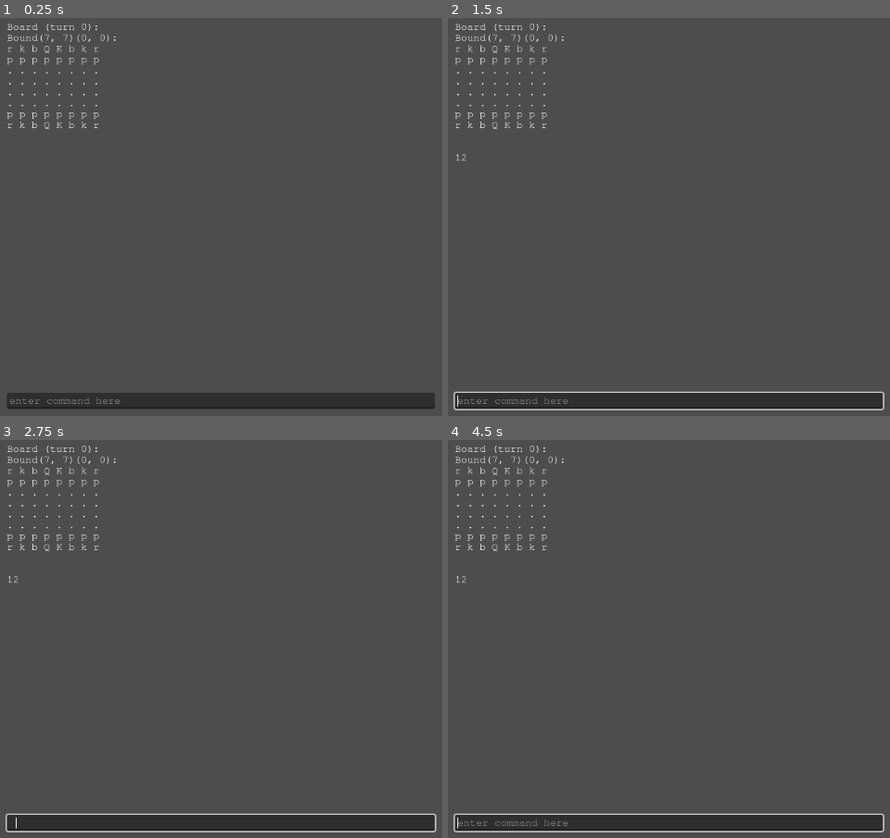
Above: before the commit, frames 1-4 (two rows, left to right).
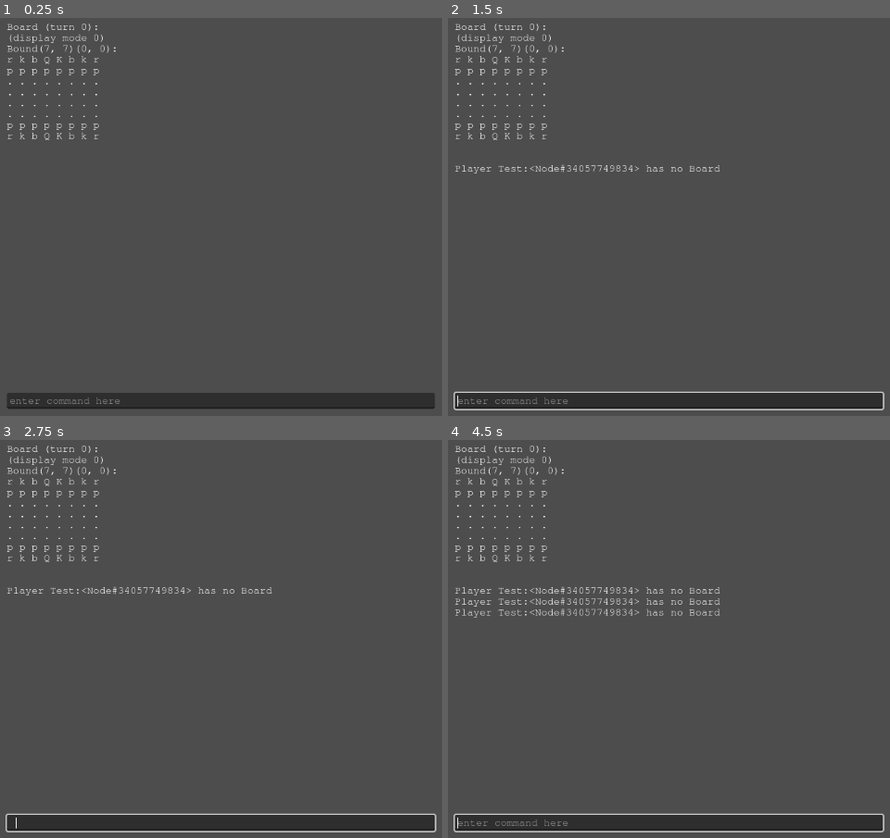
Above: after the commit, the same moments.

Repository: Roboticy3/Mess
Game: Godot game, scene res://default.tscn
The game is run twice, just before and just after one commit, with the same random seed, the same clock (stepped at 60 frames per second) and the same inputs.
Inputs (mouse positions are in pixels of both pictures, inside the frame that each line leads up to):
- Up to frame 1 (0.25 s): no input
- Up to frame 2 (1.5 s): click (669, 400) at 0.52 s; type "12" at 0.6 s; tap Enter at 1.25 s
- Up to frame 3 (2.75 s): tap Space at 2 s
- Up to frame 4 (4.5 s): tap Enter at 2.75, 4.25 s; tap Space at 3.5 s

The runs differ from the first frame. In frame 1, 0.7% of the frame differs, in the area x 1-27%, y 4-31%; in frame 2, 1.1%; in frame 3, 1.1%; in frame 4, 1.7%, in the area x 1-62%, y 4-45%.

Commit message:
Code cleanup! better comments and more consistent functionality

Diff:
--- a/Board Types/Board.gd
+++ b/Board Types/Board.gd
@@ -44,10 +44,15 @@
 #first board flagged as active will be set to Accessor's current_board
 var active := true
 
+func _init():
+	if active: Accessor.current_board = self
+
 #run when the board and all of the nodes in node_paths are loaded to fill the board with pieces. shapes, etc
 func fill_nodes():
 	for v in node_paths:
 		Accessor.get_children_recursive(get_node(v), add_node)
+	#sort the teams array by the priority assigned to each team
+	teams.sort_custom(func (t1:Team, t2:Team) -> bool: return t1.priority > t2.priority)
 
 #everybody shut up new class just dropped
 #call this with a node to add it to the board individually
--- a/Board Types/Board2i.gd
+++ b/Board Types/Board2i.gd
@@ -2,6 +2,7 @@
 class_name Board2i
 
 func _init():
+	super._init()
 	position_type = TYPE_VECTOR2I
 
 func _ready():
@@ -24,6 +25,6 @@
 	var result := "Board (turn " + str(states.size() - 1) + "):\n"
 	var s = current_state
 
-	result += Accessor.shaped_2i_state_to_string(s)
+	result += Accessor.shaped_2i_state_to_string(s, shape)
 
 	return result
--- a/Piece Types/King2i.gd
+++ b/Piece Types/King2i.gd
@@ -3,7 +3,7 @@
 
 const king2i_state_form := {
 	"team": Accessor.types.TYPE.TEAM,
-	"moves": 0,
+	"moved": false,
 	"position": Vector2i(),
 	"rook axes": Vector2i(1, 0)
 	}
@@ -19,7 +19,7 @@
 #hook the movement function to update moves
 func option_move(p,b,o):
 	p = super.option_move(p,b,o)
-	p.state["moves"] += 1
+	p.state["moved"] = true
 	return p
 
 const squares:Array[Vector2i] = [
@@ -39,7 +39,7 @@
 	var p_state = p.get_state()
 	add_options_from_positions(o, squares, p, b)
 
-	if p_state["moves"] != 0:
+	if !p_state["moved"]:
 		return o
 
 	var ra = p_state["rook axes"]
--- a/Scripts/Board Elements/Team.gd
+++ b/Scripts/Board Elements/Team.gd
@@ -1,10 +1,13 @@
 extends Node
 class_name Team
 
+#if Pieces are placed as children of a Team, the Team's starting state will "cascade" onto the pieces, adjusting their direction
 @export var starting_state:Dictionary = {"direction":Vector2i(0, 1)}
 
 @export var node_paths:Array[NodePath] = [NodePath(".")]
 
+#a team with higher priority will be placed closer to the beginning of the teams array in a Board
+#the highest priority team on a Board goes first
 @export var priority:int = 0
 
 func _ready():
@@ -15,8 +18,9 @@
 
 var cascade_state := func (v:Node):
 	if v is Piece:
-		v.starting_state.merge(starting_state, true)
+		v.state.merge(starting_state, true)
 
 #i hate this
+##why do you hate this?
 func _to_string():
 	return "Team<" + name + ">"
--- a/Scripts/Player/CommandLine.gd
+++ b/Scripts/Player/CommandLine.gd
@@ -1,7 +1,7 @@
 extends LineEdit
 class_name CommandLine
 
-#the commandline is a text medium for a user to interact with a board as a player
+#the commandline is a text medium for a user to interact with a board using a player
 
 #button to send a command
 @export var send_action := "ui_text_completion_accept"
@@ -11,13 +11,18 @@
 @onready var player:Player = get_node(player_path)
 
 #check for the button to send a command
-func _process(_delta):
-	if !text.is_empty() && Input.is_action_just_pressed(send_action):
+func _input(event):
+	if event.is_action_pressed(send_action) && !text.is_empty():
 		send()
+		text = ""
 
 #send a command by matching the first word in this commandline to something in the constant list of commands
 #then run that command with the rest of the words as arguments
 func send():
+	if !player.board:
+		Accessor.a_print("Player " + str(player) + " has no Board")
+		return
+
 	var s := text.split(" ")
 	var args := s.slice(1)
 
@@ -29,8 +34,6 @@
 		commands[2]: show_state(args)
 		commands[3]: undo()
 		commands[4]: show_options(args)
-
-	text = ""
 
 const commands := [
 	"select",
@@ -62,14 +65,15 @@
 
 func show_state(args:Array[String]):
 
-	var idx := player.board.states.size() - 1
+	var b := player.board
+	var idx := b.states.size() - 1
 
 	var c := false
 	if !args.is_empty():
 		if args.has("-a"):
-			for b in player.board.states:
+			for s in b.states:
 				Accessor.a_print(
-					Accessor.shaped_2i_state_to_string(b)
+					Accessor.shaped_2i_state_to_string(s, b.shape)
 				)
 			return
 
@@ -77,37 +81,40 @@
 
 		idx = args.back().to_int()
 
-	if idx >= player.board.states.size() || -idx > player.board.states.size():
+	if idx >= b.states.size() || -idx > b.states.size():
 		Accessor.a_print("state " + str(idx) + " out of bounds")
 		return
 
 	if c: Accessor.a_print(
-		Accessor.shaped_2i_state_to_string(player.board.current_state)
+		Accessor.shaped_2i_state_to_string(b.current_state, b.shape)
 	)
 	else: Accessor.a_print(
-		Accessor.shaped_2i_state_to_string(player.board.get_state(idx))
+		Accessor.shaped_2i_state_to_string(b.get_state(idx), b.shape)
 	)
 
 func undo():
-	var s := player.board.undo()
+	var b := player.board
+	var s := b.undo()
+
 	Accessor.a_print(
-		"undid:\n" + Accessor.shaped_2i_state_to_string(s)
+		"undid:\n" + Accessor.shaped_2i_state_to_string(s, b.shape)
 	)
 
 	Accessor.a_print(
-		"current:\n" + Accessor.shaped_2i_state_to_string(player.board.current_state)
+		"current:\n" + Accessor.shaped_2i_state_to_string(b.current_state, b.shape)
 	)
 
 func show_options(args:Array[String]):
-	var a = args.has("-a")
+	var a := args.has("-a")
+	var b := player.board
 
 	if !player.selection && !a:
 		Accessor.a_print("cannot show options of a piece with no selection, use -a argument to show options on all pieces")
 		return
 
 	if a:
-		for pos in player.board.current_state:
-			var p:Piece = player.board.current_state[pos]
+		for pos in b.current_state:
+			var p:Piece = b.current_state[pos]
 			if !(p is Piece):
 				continue
 
@@ -121,7 +128,7 @@
 			for o in p_o:
 				if p_o is Dictionary:
 					Accessor.a_print(
-						Accessor.shaped_2i_state_to_string(p_o[o])
+						Accessor.shaped_2i_state_to_string(p_o[o], b.shape)
 					)
 				else:
 					Accessor.a_print(str(p_o[o]))
@@ -132,7 +139,7 @@
 	for o in p_o:
 		if p_o is Dictionary:
 			Accessor.a_print(
-				Accessor.shaped_2i_state_to_string(p_o[o])
+				Accessor.shaped_2i_state_to_string(p_o[o], b.shape)
 			)
 		else:
 			Accessor.a_print(str(p_o[o]))
--- a/Scripts/Player/Player.gd
+++ b/Scripts/Player/Player.gd
@@ -2,29 +2,35 @@
 class_name Player
 
 #the player interacts with the board by selecting a piece and then selecting one of its options
-#it can be limited to select pieces from specific teams
+#it can be limited to select pieces from specific teams, and can only select one piece at a time
 
+#the Player doesn't "do" anything:
+#the only real functions of the player are select_piece and play, requiring a position and option respectively
+#it is up to other scripts, controlling ui or a 3d scene, to provide this information and call the functions from the client
+
+#all the teams which this player can play as, leave empty for no restriction
+#a piece with no team will essentially have a team of null, and can be played by any player
+#if the team_paths array is empty, the player can play any piece, as long as it has options
 @export var team_paths:Array[NodePath] = []
-var teams:Array[Team]
+var teams:Array[Team] = [null]
 
+#the player must have a board to interact with to be able to do anything
 @export_node_path("Board") var board_path:NodePath
-@onready var board:Board = get_node(board_path)
+@onready var board:Board = get_node_or_null(board_path)
 
 var selection:Piece
 
 func _ready():
-	teams.resize(team_paths.size())
 
 	for i in team_paths.size():
 		var v = get_node(team_paths[i])
-		if !(v is Team):
-			teams[i] = null
-			continue
-		teams[i] = v
+		if v is Team: teams.append(v)
+
+
 
 func select_piece(pos) -> Piece:
 	var p = board.get_piece(pos)
-	if p:
+	if p && (teams.has(p.get_team()) || team_paths.is_empty()):
 		selection = p
 		Accessor.a_print("selected " + str(p))
 		Accessor.a_print("options: " + str(p.options.keys()))
--- a/Scripts/Technical/Accessor.gd
+++ b/Scripts/Technical/Accessor.gd
@@ -4,12 +4,7 @@
 
 const types := preload("res://Scripts/Technical/CustomTypes.gd")
 
-func _ready():
-	get_children_recursive(
-	get_tree().root,
-	func (v): if v is Board && v.active: current_board = v
-	)
-
+#dfs on SceneTree to get all children of a starting Node v in the scene and perform the given action on them
 func get_children_recursive(v:Node, action:Callable = func (): pass) -> Array[Node]:
 	var stk:Array[Node] = [v]
 	var fnd := {}
@@ -24,13 +19,15 @@
 				stk.push_back(w)
 	return stk
 
-func shaped_2i_state_to_string(state:Dictionary, shape:Array[Bound]=current_board.shape,
-	display_mode:int = 0, position_type = current_board.position_type) -> String:
+#return the state of a Board2i, with the pieces laid out on a 2d grid, as a string of rows and columns
+#requires a shape to bound the grid, I'd like the type to be Array[Bound2i] but typed array casts are still a little half baked, so I have to stay away from them here
+func shaped_2i_state_to_string(state:Dictionary, shape:Array[Bound],
+	display_mode:int = 0, display_key:="", position_type = current_board.position_type) -> String:
 
 	if position_type != TYPE_VECTOR2I:
 		return "Not 2i"
 
-	var result := ""
+	var result := "(display mode " + str(display_mode) + ")\n"
 	for s in shape:
 		result += str(s) + ":\n"
 		var bs = s.get_size()
@@ -42,7 +39,7 @@
 				var pos := Vector2i(j, i)
 				var p = state.get(pos)
 				if p is Piece:
-					result += piece_single_character_display(state[pos], display_mode) + " "
+					result += piece_single_char_display(state[pos], display_mode, display_key) + " "
 				elif p is Removed:
 					result += "~ "
 				else:
@@ -57,14 +54,27 @@
 
 	return result
 
-func piece_single_character_display(p:Piece, display_mode:int = 0) -> String:
+#print a piece as a single character based on a piece and display mode, used for drawing states as strings
+enum PieceSingleCharDisplayMode {
+	INITIAL,
+	TEAM_INITIAL,
+	STATE_INITIAL #requires an additional state key to be passed
+}
+func piece_single_char_display(p:Piece, display_mode:PieceSingleCharDisplayMode = PieceSingleCharDisplayMode.INITIAL,
+	display_key:="") -> String:
 	match display_mode:
-		0:
+		PieceSingleCharDisplayMode.INITIAL:
 			return p.type.name.left(1)
-		1:
-			return p.starting_state["team"].name.left(1) + " "
+		PieceSingleCharDisplayMode.TEAM_INITIAL:
+			return p.state["team"].name.left(1)
+		PieceSingleCharDisplayMode.STATE_INITIAL:
+			var v = p.state.get(display_key)
+			if v != null: return str(v).left(1)
 	return "?"
 
+#keep a string of debug layout, creating a sort of standard output in-game
+#emit a signal whenever a script wants to print to this debug text
+#then scripts can also read the text to display it in the ui
 signal a_print_signal
 var a_debug:=""
 func a_print(s:String) -> void:
--- a/Scripts/Technical/CopyProperties.gd
+++ b/Scripts/Technical/CopyProperties.gd
@@ -1,23 +1,27 @@
 extends Node
 class_name CopyProperties
 
+#copies a property from one Node to this Node,
+#default values show settings to copy the debug text from Accessor
+
+#the variable in this Node being assigned to
 var reciever_prop:="text"
 
+#the path to the source being copied from, and the name of the variable being copied from this source
 @export_node_path var source_path := NodePath("/root/Accessor")
 @onready var source = get_node(source_path)
 @export var source_prop:="a_debug"
+#copies when this signal is emitted from the source
+@export var copy_signal := "a_print_signal"
 
+#flags
 @export var copy_every_frame := false
 @export var copy_on_ready := true
 
-@export var copy_signal := "a_print_signal"
-
 func _ready():
-	if !copy_every_frame:
-		set_process(false)
-
 	source.connect(copy_signal, copy)
 
+	set_process(copy_every_frame)
 	if copy_on_ready: copy()
 
 func _process(_delta):
--- a/Scripts/Technical/CustomTypes.gd
+++ b/Scripts/Technical/CustomTypes.gd
@@ -1,4 +1,12 @@
 class_name CustomTypes
+
+#my own implementation of Variant.TYPE for all the bs custom classed im throwing around in this project
+#super hacky, but it works
+
+#preloaded by Accessor so everything in this script can be declared as const
+#please do not use this anywhere else, i will not try because i am not interested in the devastation that may cause
+
+#to add a new Type, add its enumerator to the TYPE enum, then add its name to the names array
 
 enum TYPE {
 	BOARD,
--- a/default.tscn
+++ b/default.tscn
@@ -45,124 +45,6 @@
 [node name="Board" type="Node" parent="."]
 script = ExtResource("1_e3vkr")
 
-[node name="Black Team" type="Node" parent="Board"]
-script = ExtResource("2_l4gke")
-starting_state = {
-"direction": Vector2i(0, -1)
-}
-
-[node name="Pawn" type="Node" parent="Board/Black Team"]
-script = ExtResource("3_inpwt")
-type = SubResource("Resource_8a4kp")
-starting_state = {
-"position": Vector2i(0, 6)
-}
-
-[node name="Pawn2" type="Node" parent="Board/Black Team"]
-script = ExtResource("3_inpwt")
-type = SubResource("Resource_8a4kp")
-starting_state = {
-"position": Vector2i(1, 6)
-}
-
-[node name="Pawn3" type="Node" parent="Board/Black Team"]
-script = ExtResource("3_inpwt")
-type = SubResource("Resource_8a4kp")
-starting_state = {
-"position": Vector2i(2, 6)
-}
-
-[node name="Pawn4" type="Node" parent="Board/Black Team"]
-script = ExtResource("3_inpwt")
-type = SubResource("Resource_8a4kp")
-starting_state = {
-"position": Vector2i(3, 6)
-}
-
-[node name="Pawn5" type="Node" parent="Board/Black Team"]
-script = ExtResource("3_inpwt")
-type = SubResource("Resource_8a4kp")
-starting_state = {
-"position": Vector2i(4, 6)
-}
-
-[node name="Pawn6" type="Node" parent="Board/Black Team"]
-script = ExtResource("3_inpwt")
-type = SubResource("Resource_8a4kp")
-starting_state = {
-"position": Vector2i(5, 6)
-}
-
-[node name="Pawn7" type="Node" parent="Board/Black Team"]
-script = ExtResource("3_inpwt")
-type = SubResource("Resource_8a4kp")
-starting_state = {
-"position": Vector2i(6, 6)
-}
-
-[node name="Pawn8" type="Node" parent="Board/Black Team"]
-script = ExtResource("3_inpwt")
-type = SubResource("Resource_8a4kp")
-starting_state = {
-"position": Vector2i(7, 6)
-}
-
-[node name="Knight" type="Node" parent="Board/Black Team"]
-script = ExtResource("3_inpwt")
-type = SubResource("Resource_1421e")
-starting_state = {
-"position": Vector2i(1, 7)
-}
-
-[node name="Knight2" type="Node" parent="Board/Black Team"]
-script = ExtResource("3_inpwt")
-type = SubResource("Resource_1421e")
-starting_state = {
-"position": Vector2i(6, 7)
-}
-
-[node name="King" type="Node" parent="Board/Black Team"]
-script = ExtResource("3_inpwt")
-type = SubResource("Resource_e0o4y")
-starting_state = {
-"position": Vector2i(4, 7)
-}
-
-[node name="Rook" type="Node" parent="Board/Black Team"]
-script = ExtResource("3_inpwt")
-type = SubResource("Resource_ve2vv")
-starting_state = {
-"position": Vector2i(0, 7)
-}
-
-[node name="Rook2" type="Node" parent="Board/Black Team"]
-script = ExtResource("3_inpwt")
-type = SubResource("Resource_ve2vv")
-starting_state = {
-"position": Vector2i(7, 7)
-}
-
-[node name="Bishop" type="Node" parent="Board/Black Team"]
-script = ExtResource("3_inpwt")
-type = SubResource("Resource_v6ihh")
-starting_state = {
-"position": Vector2i(2, 7)
-}
-
-[node name="Bishop2" type="Node" parent="Board/Black Team"]
-script = ExtResource("3_inpwt")
-type = SubResource("Resource_v6ihh")
-starting_state = {
-"position": Vector2i(5, 7)
-}
-
-[node name="Queen" type="Node" parent="Board/Black Team"]
-script = ExtResource("3_inpwt")
-type = SubResource("Resource_6gybt")
-starting_state = {
-"position": Vector2i(3, 7)
-}
-
 [node name="White Team" type="Node" parent="Board"]
 script = ExtResource("2_l4gke")
 priority = 1
@@ -279,16 +161,133 @@
 "position": Vector2i(3, 0)
 }
 
+[node name="Black Team" type="Node" parent="Board"]
+script = ExtResource("2_l4gke")
+starting_state = {
+"direction": Vector2i(0, -1)
+}
+
+[node name="Pawn" type="Node" parent="Board/Black Team"]
+script = ExtResource("3_inpwt")
+type = SubResource("Resource_8a4kp")
+starting_state = {
+"position": Vector2i(0, 6)
+}
+
+[node name="Pawn2" type="Node" parent="Board/Black Team"]
+script = ExtResource("3_inpwt")
+type = SubResource("Resource_8a4kp")
+starting_state = {
+"position": Vector2i(1, 6)
+}
+
+[node name="Pawn3" type="Node" parent="Board/Black Team"]
+script = ExtResource("3_inpwt")
+type = SubResource("Resource_8a4kp")
+starting_state = {
+"position": Vector2i(2, 6)
+}
+
+[node name="Pawn4" type="Node" parent="Board/Black Team"]
+script = ExtResource("3_inpwt")
+type = SubResource("Resource_8a4kp")
+starting_state = {
+"position": Vector2i(3, 6)
+}
+
+[node name="Pawn5" type="Node" parent="Board/Black Team"]
+script = ExtResource("3_inpwt")
+type = SubResource("Resource_8a4kp")
+starting_state = {
+"position": Vector2i(4, 6)
+}
+
+[node name="Pawn6" type="Node" parent="Board/Black Team"]
+script = ExtResource("3_inpwt")
+type = SubResource("Resource_8a4kp")
+starting_state = {
+"position": Vector2i(5, 6)
+}
+
+[node name="Pawn7" type="Node" parent="Board/Black Team"]
+script = ExtResource("3_inpwt")
+type = SubResource("Resource_8a4kp")
+starting_state = {
+"position": Vector2i(6, 6)
+}
+
+[node name="Pawn8" type="Node" parent="Board/Black Team"]
+script = ExtResource("3_inpwt")
+type = SubResource("Resource_8a4kp")
+starting_state = {
+"position": Vector2i(7, 6)
+}
+
+[node name="Knight" type="Node" parent="Board/Black Team"]
+script = ExtResource("3_inpwt")
+type = SubResource("Resource_1421e")
+starting_state = {
+"position": Vector2i(1, 7)
+}
+
+[node name="Knight2" type="Node" parent="Board/Black Team"]
+script = ExtResource("3_inpwt")
+type = SubResource("Resource_1421e")
+starting_state = {
+"position": Vector2i(6, 7)
+}
+
+[node name="King" type="Node" parent="Board/Black Team"]
+script = ExtResource("3_inpwt")
+type = SubResource("Resource_e0o4y")
+starting_state = {
+"position": Vector2i(4, 7)
+}
+
+[node name="Rook" type="Node" parent="Board/Black Team"]
+script = ExtResource("3_inpwt")
+type = SubResource("Resource_ve2vv")
+starting_state = {
+"position": Vector2i(0, 7)
+}
+
+[node name="Rook2" type="Node" parent="Board/Black Team"]
+script = ExtResource("3_inpwt")
+type = SubResource("Resource_ve2vv")
+starting_state = {
+"position": Vector2i(7, 7)
+}
+
+[node name="Bishop" type="Node" parent="Board/Black Team"]
+script = ExtResource("3_inpwt")
+type = SubResource("Resource_v6ihh")
+starting_state = {
+"position": Vector2i(2, 7)
+}
+
+[node name="Bishop2" type="Node" parent="Board/Black Team"]
+script = ExtResource("3_inpwt")
+type = SubResource("Resource_v6ihh")
+starting_state = {
+"position": Vector2i(5, 7)
+}
+
+[node name="Queen" type="Node" parent="Board/Black Team"]
+script = ExtResource("3_inpwt")
+type = SubResource("Resource_6gybt")
+starting_state = {
+"position": Vector2i(3, 7)
+}
+
 [node name="Shape" type="Node" parent="Board"]
 
 [node name="Bound2i" type="Node" parent="Board/Shape"]
 script = ExtResource("10_mxo0n")
 _a = Vector2i(7, 7)
 
-[node name="Player" type="Node" parent="."]
+[node name="Test" type="Node" parent="."]
 script = ExtResource("6_34qhd")
 team_paths = Array[NodePath]([NodePath("../Board/White Team"), NodePath("../Board/Black Team")])
-board_path = NodePath("../Board")
 
 [node name="UI" type="Control" parent="."]
 layout_mode = 1
@@ -330,4 +329,4 @@
 theme_override_fonts/font = ExtResource("8_kjhd7")
 placeholder_text = "enter command here"
 script = ExtResource("10_to7dn")
-player_path = NodePath("../../Player")
+player_path = NodePath("../../Test")
